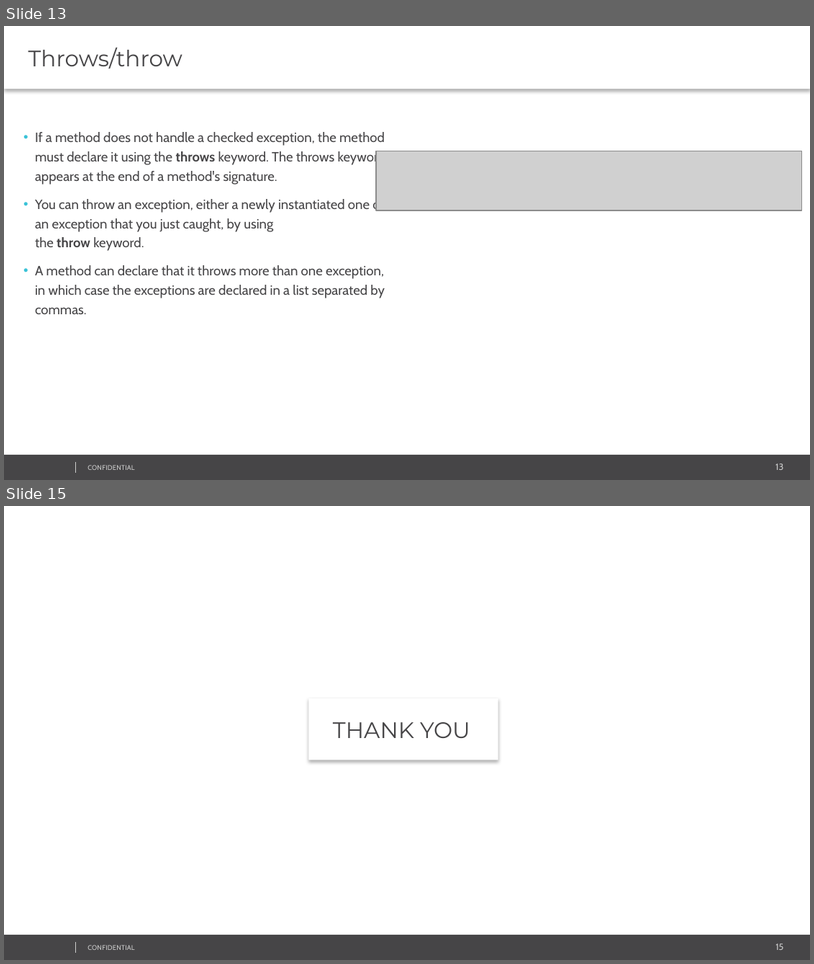
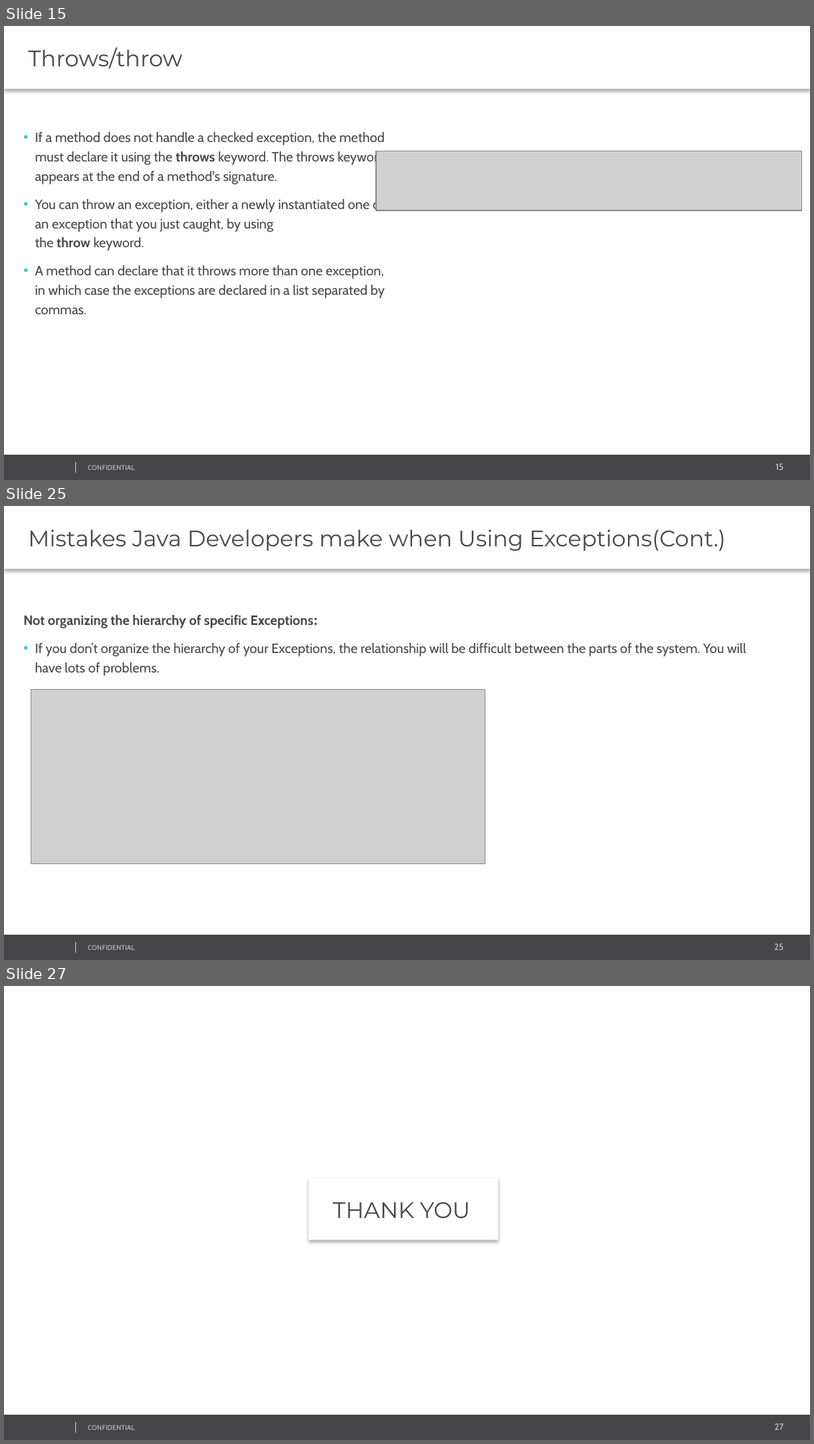
Before and after one commit to svasanth/exceptions, a slide deck: Java Exception Handling.pptx. Shown one above the other, each under a label of ours: slides 13 and 15 before the commit, slides 15, 25 and 27 after it; the slides between them are not shown. The pictures are 814x964 and 814x1444 pixels, drawn with LibreOffice and Linux fonts; fonts in the diff are those of the drawing; grey boxes stand for pictures; background and template pictures are left out. Boxes give left, top, right and bottom in pixels: in the first picture for what was removed or moved away, otherwise in the second. Text is boxed around its words. In the diff, an @@ line names an element or a change of style, - is before the commit and + after.

```diff
--- a/Java Exception Handling.pptx
+++ b/Java Exception Handling.pptx
@@ slide 25 added at <box>4,506,810,960</box>, background #FFFFFF; not listed: 4 template elements that a slide beside it also shows @@
@@ text added at <box>4,506,810,569</box>, fill #FFFFFF, 20 pt, text #464547 @@
+Mistakes Java Developers make when Using Exceptions(Cont.)
@@ text added at <box>23,615,746,676</box>, 12 pt, text #464547 @@
+Not organizing the hierarchy of specific Exceptions:
+• If you don’t organize the hierarchy of your Exceptions, the relationship will be difficult between the parts of the system. You will have lots of problems.
@@ picture added at <box>31,690,486,864</box> @@
@@ what was slide 13 is now slide 15 @@
@@ page number at <box>776,463,784,470</box>: text changed @@
-13
+15
@@ what was slide 15 is now slide 27 @@
@@ page number at <box>775,1423,784,1430</box>: text changed @@
-15
+27
```
Also in this commit, not shown: 8 slides changed, 11 other slides added, 14 other files.
